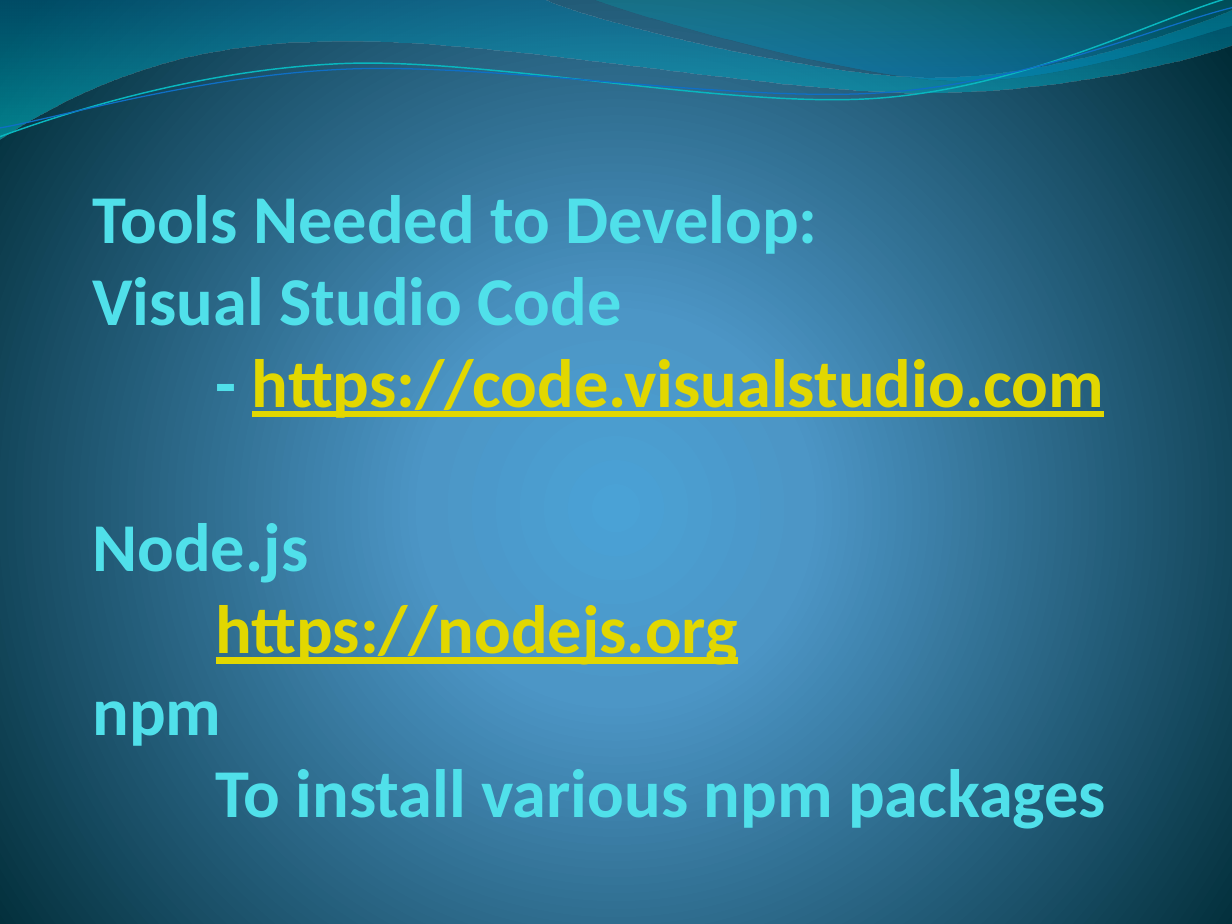
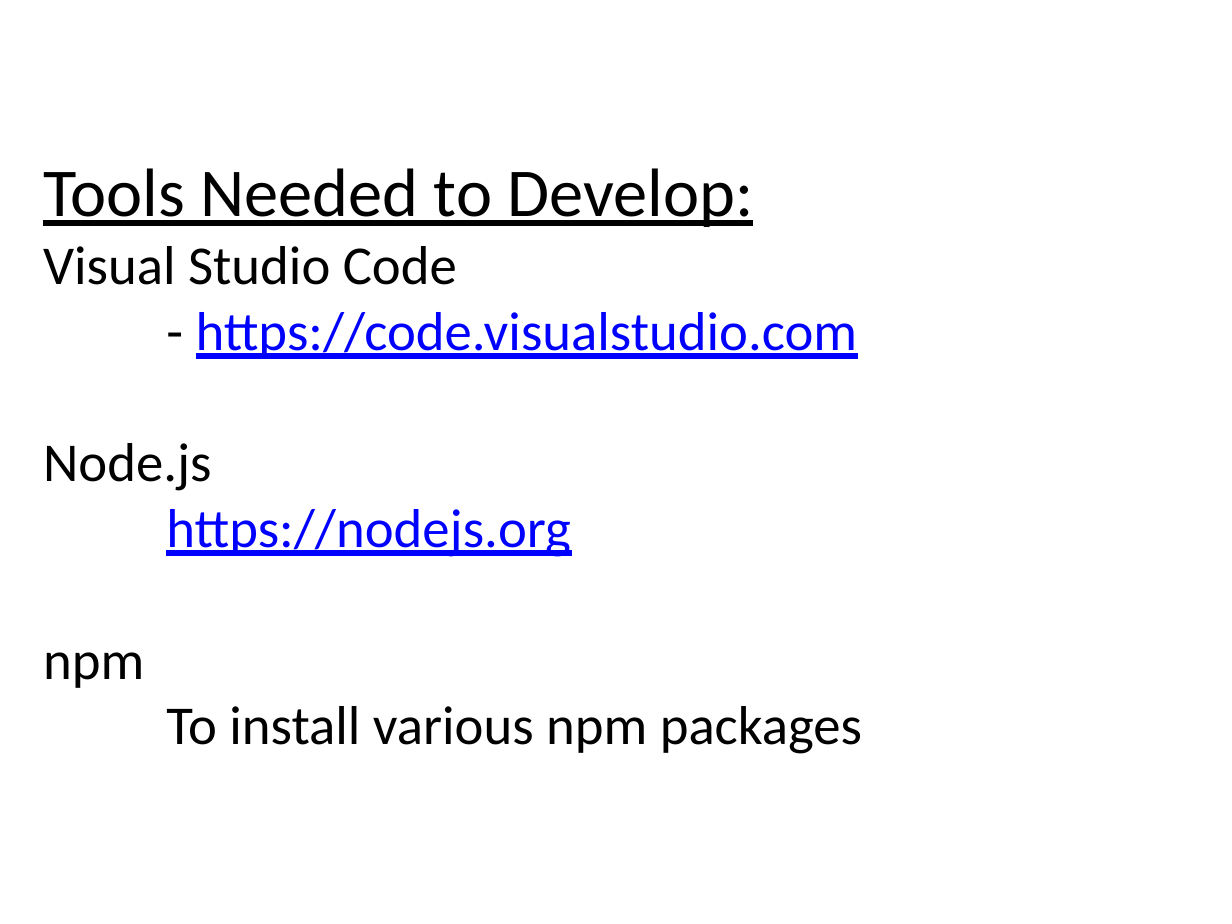
Before and after one commit to anbarasupr/js, a slide deck: slide 2 of readme.pptx (slide 5 before the commit). Drawn at 1232x924 pixels with LibreOffice and Linux fonts; fonts in the diff are those of the drawing. Boxes give left, top, right and bottom in pixels: in the first picture for what was removed or moved away, otherwise in the second. Text is boxed around its words. In the diff, an @@ line names an element or a change of style, - is before the commit and + after.

```diff
--- a/readme.pptx
+++ b/readme.pptx
@@ background gradient #4AA0D6 to #4C98C7 to #002C38 to #FFFFFF @@
@@ freeform shape removed at <box>0,0,1232,139</box> @@
@@ freeform shape removed at <box>0,0,1232,144</box> @@
@@ freeform shape removed at <box>0,8,1232,137</box> @@
@@ freeform shape removed at <box>590,0,1232,85</box> @@
@@ title "Tools Needed to Develop: Visual ...": place and size @@
-title "Tools Needed to Develop: Visual ..." at <box>92,195,1106,834</box>
+title "Tools Needed to Develop: Visual ..." at <box>43,168,862,754</box>
@@ title "Tools Needed to Develop: Visual ..." at <box>43,168,862,754</box>: size 40 to 32 pt in "Visual Studio Code - https://code.visualstudio.com Node.js h ..."; text colour #51E0EA to #000000 in "Tools Needed to Develop: Visual Studio Code ..."; text colour #E2D700 to #0000FF in "https://code.visualstudio.com https://nodejs.org"; bold off; underline on in "Tools Needed to Develop:"; vertical alignment bottom to middle @@
```
Also in this commit, not shown: 1 other slide changed, 3 slides removed, 1 other file.
